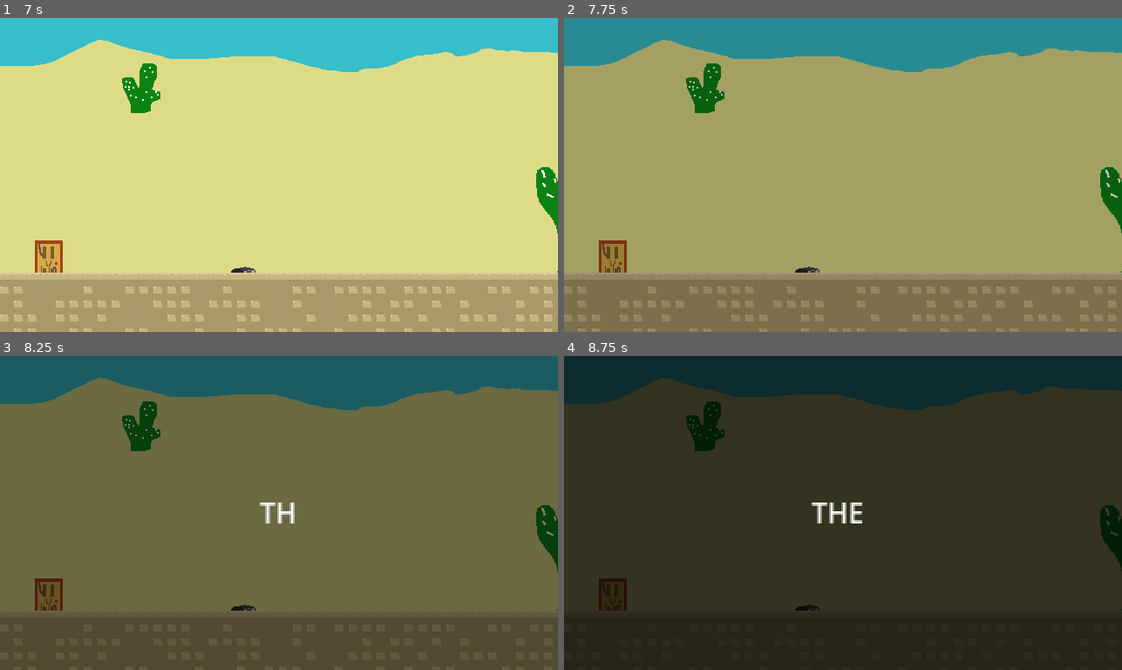
Above: before the commit, frames 1-4 (two rows, left to right).
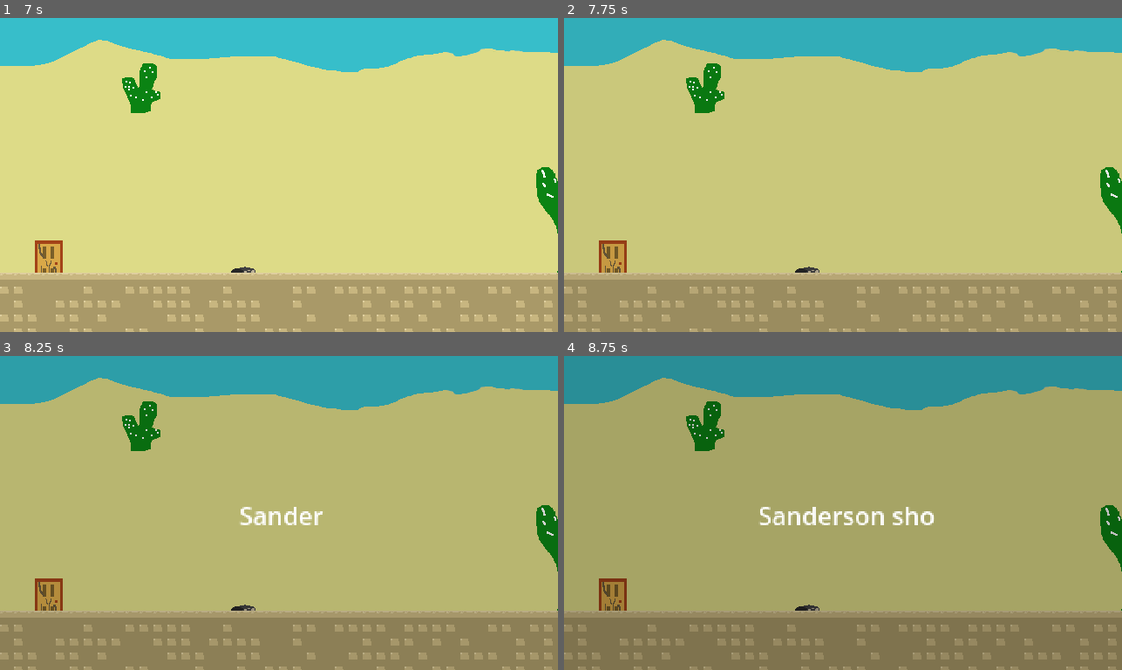
Above: after the commit, the same moments.

Repository: Aterlone/MasseyGameJam
Game: Godot game, scene res://oasis_scene.tscn
Two runs of this game, one before a commit and one after it. Both use one fixed random seed, a clock stepped at 60 frames per second and the inputs below. This scene is started directly instead of the project's main scene.
Inputs:
- Up to frame 1 (7 s): tap Enter (ui_accept) at 0.5, 0.77, 1.25, 1.52, 2, 3.02, 3.77, 4.52, 5.75, 6.02, 6.77 s; hold Right (ui_right) 0.53-2.03 s; hold Left (ui_left) 2.03-2.78 s; hold Right (ui_right) 2.78-4.28 s; hold Left (ui_left) 4.28-5.03 s; hold Right (ui_right) 5.03-5.78 s; hold Left (ui_left) from 5.78 s (still down)
- Up to frame 2 (7.75 s): tap Enter (ui_accept) at 7.25, 7.52 s; release Left (ui_left) at 7.28 s; hold Right (ui_right) from 7.28 s (still down)
- Up to frame 3 (8.25 s): keep holding Right (ui_right)
- Up to frame 4 (8.75 s): keep holding Right (ui_right)

Frame 1 is identical in both runs. In frame 2, 99% of the frame differs, in the area x 0-100%, y 0-100%; in frame 3, 100%; in frame 4, 100%.

Commit message:
tweaked cutscene

Diff:
--- a/UI/HUD.tscn
+++ b/UI/HUD.tscn
@@ -38,6 +38,7 @@
 script = ExtResource("6_2ptjp")
 
 [node name="Label" type="Label" parent="Control"]
+visible = false
 layout_mode = 0
 offset_left = 84.0
 offset_top = 8.0
--- a/level_1.tscn
+++ b/level_1.tscn
@@ -55,9 +55,6 @@
 [node name="CollisionShape2D" type="CollisionShape2D" parent="StaticBody2D"]
 position = Vector2(528, 328)
 shape = SubResource("RectangleShape2D_ilcil")
-
-[node name="CollisionTiles" parent="." instance=ExtResource("1_3hls8")]
-position = Vector2(129, 53)
 
 [node name="Waterdrop" parent="." instance=ExtResource("1_3hls8")]
 position = Vector2(485, 262)
--- a/oasis_scene.tscn
+++ b/oasis_scene.tscn
@@ -67,6 +67,21 @@
 "values": [Vector2(-8, 21), Vector2(0, 0)]
 }
 
+[sub_resource type="Animation" id="Animation_yw30f"]
+resource_name = "collapse"
+tracks/0/type = "value"
+tracks/0/imported = false
+tracks/0/enabled = true
+tracks/0/path = NodePath("Sprite2D:frame")
+tracks/0/interp = 1
+tracks/0/loop_wrap = true
+tracks/0/keys = {
+"times": PackedFloat32Array(0, 0.4, 0.566667),
+"transitions": PackedFloat32Array(1, 1, 1),
+"update": 1,
+"values": [8, 9, 10]
+}
+
 [sub_resource type="Animation" id="Animation_dw050"]
 resource_name = "jump"
 tracks/0/type = "value"
@@ -112,21 +127,6 @@
 "transitions": PackedFloat32Array(1),
 "update": 1,
 "values": [0]
-}
-
-[sub_resource type="Animation" id="Animation_yw30f"]
-resource_name = "collapse"
-tracks/0/type = "value"
-tracks/0/imported = false
-tracks/0/enabled = true
-tracks/0/path = NodePath("Sprite2D:frame")
-tracks/0/interp = 1
-tracks/0/loop_wrap = true
-tracks/0/keys = {
-"times": PackedFloat32Array(0, 0.4, 0.566667),
-"transitions": PackedFloat32Array(1, 1, 1),
-"update": 1,
-"values": [8, 9, 10]
 }
 
 [sub_resource type="AnimationLibrary" id="AnimationLibrary_n7ghd"]
@@ -139,9 +139,84 @@
 &"stand": SubResource("Animation_2hs0m")
 }
 
+[sub_resource type="Animation" id="Animation_ko26p"]
+length = 0.001
+tracks/0/type = "value"
+tracks/0/imported = false
+tracks/0/enabled = true
+tracks/0/path = NodePath("Player:position")
+tracks/0/interp = 1
+tracks/0/loop_wrap = true
+tracks/0/keys = {
+"times": PackedFloat32Array(0),
+"transitions": PackedFloat32Array(1),
+"update": 0,
+"values": [Vector2(504, -16)]
+}
+tracks/1/type = "value"
+tracks/1/imported = false
+tracks/1/enabled = true
+tracks/1/path = NodePath("Oasis:modulate")
+tracks/1/interp = 1
+tracks/1/loop_wrap = true
+tracks/1/keys = {
+"times": PackedFloat32Array(0),
+"transitions": PackedFloat32Array(1),
+"update": 0,
+"values": [Color(1, 1, 1, 1)]
+}
+tracks/2/type = "value"
+tracks/2/imported = false
+tracks/2/enabled = true
+tracks/2/path = NodePath("ColorRect:color")
+tracks/2/interp = 1
+tracks/2/loop_wrap = true
+tracks/2/keys = {
+"times": PackedFloat32Array(0),
+"transitions": PackedFloat32Array(1),
+"update": 0,
+"values": [Color(0, 0, 0, 1)]
+}
+tracks/3/type = "value"
+tracks/3/imported = false
+tracks/3/enabled = true
+tracks/3/path = NodePath("Label1:visible_ratio")
+tracks/3/interp = 1
+tracks/3/loop_wrap = true
+tracks/3/keys = {
+"times": PackedFloat32Array(0),
+"transitions": PackedFloat32Array(1),
+"update": 0,
+"values": [0.0]
+}
+tracks/4/type = "value"
+tracks/4/imported = false
+tracks/4/enabled = true
+tracks/4/path = NodePath("Label2:visible_ratio")
+tracks/4/interp = 1
+tracks/4/loop_wrap = true
+tracks/4/keys = {
+"times": PackedFloat32Array(0),
+"transitions": PackedFloat32Array(1),
+"update": 0,
+"values": [0.0]
+}
+tracks/5/type = "value"
+tracks/5/imported = false
+tracks/5/enabled = true
+tracks/5/path = NodePath("Label1:visible")
+tracks/5/interp = 1
+tracks/5/loop_wrap = true
+tracks/5/keys = {
+"times": PackedFloat32Array(0),
+"transitions": PackedFloat32Array(1),
+"update": 1,
+"values": [true]
+}
+
 [sub_resource type="Animation" id="Animation_hpq5e"]
 resource_name = "cutscene"
-length = 10.0
+length = 23.0
 step = 0.1
 tracks/0/type = "value"
 tracks/0/imported = false
@@ -184,7 +259,7 @@
 tracks/3/interp = 1
 tracks/3/loop_wrap = true
 tracks/3/keys = {
-"times": PackedFloat32Array(0, 7.2, 9.2),
+"times": PackedFloat32Array(0, 7.2, 13.3),
 "transitions": PackedFloat32Array(1, 1, 1),
 "update": 0,
 "values": [Color(0, 0, 0, 0), Color(0, 0, 0, 0), Color(0, 0, 0, 1)]
@@ -192,65 +267,38 @@
 tracks/4/type = "value"
 tracks/4/imported = false
 tracks/4/enabled = true
-tracks/4/path = NodePath("Label:visible_ratio")
+tracks/4/path = NodePath("Label1:visible_ratio")
 tracks/4/interp = 1
 tracks/4/loop_wrap = true
 tracks/4/keys = {
-"times": PackedFloat32Array(7.8, 9.2),
+"times": PackedFloat32Array(7.8, 13.3),
 "transitions": PackedFloat32Array(1, 1),
 "update": 0,
 "values": [0.0, 1.0]
 }
-
-[sub_resource type="Animation" id="Animation_ko26p"]
-length = 0.001
-tracks/0/type = "value"
-tracks/0/imported = false
-tracks/0/enabled = true
-tracks/0/path = NodePath("Player:position")
-tracks/0/interp = 1
-tracks/0/loop_wrap = true
-tracks/0/keys = {
-"times": PackedFloat32Array(0),
-"transitions": PackedFloat32Array(1),
-"update": 0,
-"values": [Vector2(504, -16)]
-}
-tracks/1/type = "value"
-tracks/1/imported = false
-tracks/1/enabled = true
-tracks/1/path = NodePath("Oasis:modulate")
-tracks/1/interp = 1
-tracks/1/loop_wrap = true
-tracks/1/keys = {
-"times": PackedFloat32Array(0),
-"transitions": PackedFloat32Array(1),
-"update": 0,
-"values": [Color(1, 1, 1, 1)]
-}
-tracks/2/type = "value"
-tracks/2/imported = false
-tracks/2/enabled = true
-tracks/2/path = NodePath("ColorRect:color")
-tracks/2/interp = 1
-tracks/2/loop_wrap = true
-tracks/2/keys = {
-"times": PackedFloat32Array(0),
-"transitions": PackedFloat32Array(1),
-"update": 0,
-"values": [Color(0, 0, 0, 1)]
-}
-tracks/3/type = "value"
-tracks/3/imported = false
-tracks/3/enabled = true
-tracks/3/path = NodePath("Label:visible_ratio")
-tracks/3/interp = 1
-tracks/3/loop_wrap = true
-tracks/3/keys = {
-"times": PackedFloat32Array(0),
-"transitions": PackedFloat32Array(1),
-"update": 0,
-"values": [0.0]
+tracks/5/type = "value"
+tracks/5/imported = false
+tracks/5/enabled = true
+tracks/5/path = NodePath("Label2:visible_ratio")
+tracks/5/interp = 1
+tracks/5/loop_wrap = true
+tracks/5/keys = {
+"times": PackedFloat32Array(16.2792, 18.4, 19.6, 22.9),
+"transitions": PackedFloat32Array(1, 1, 1, 1),
+"update": 0,
+"values": [0.0, 0.68254, 0.68254, 1.0]
+}
+tracks/6/type = "value"
+tracks/6/imported = false
+tracks/6/enabled = true
+tracks/6/path = NodePath("Label1:visible")
+tracks/6/interp = 1
+tracks/6/loop_wrap = true
+tracks/6/keys = {
+"times": PackedFloat32Array(5.41977, 16.2394),
+"transitions": PackedFloat32Array(1, 1),
+"update": 1,
+"values": [true, false]
 }
 
 [sub_resource type="AnimationLibrary" id="AnimationLibrary_k8k3n"]
@@ -311,24 +359,46 @@
 offset_bottom = 896.0
 color = Color(0, 0, 0, 1)
 
-[node name="Label" type="Label" parent="."]
+[node name="Label1" type="Label" parent="."]
 anchors_preset = 8
 anchor_left = 0.5
 anchor_top = 0.5
 anchor_right = 0.5
 anchor_bottom = 0.5
-offset_left = 448.0
-offset_top = -296.0
-offset_right = 768.0
-offset_bottom = -112.0
+offset_left = 488.0
+offset_top = -272.0
+offset_right = 808.0
+offset_bottom = -88.0
 grow_horizontal = 2
 grow_vertical = 2
-scale = Vector2(2, 2)
-text = "THE END"
+scale = Vector2(1.77611, 1.77611)
+text = "Sanderson should have stayed home, but decided to venture out to the desert. "
 horizontal_alignment = 1
 vertical_alignment = 1
+autowrap_mode = 2
 visible_characters = 0
 visible_ratio = 0.0
 
+[node name="Label2" type="Label" parent="."]
+anchors_preset = 8
+anchor_left = 0.5
+anchor_top = 0.5
+anchor_right = 0.5
+anchor_bottom = 0.5
+offset_left = 488.0
+offset_top = -272.0
+offset_right = 808.0
+offset_bottom = -88.0
+grow_horizontal = 2
+grow_vertical = 2
+scale = Vector2(1.77611, 1.77611)
+text = "Now look at his fate.
+He is dead."
+horizontal_alignment = 1
+vertical_alignment = 1
+autowrap_mode = 2
+visible_characters = 0
+visible_ratio = 0.0
+
 [node name="Camera2D" type="Camera2D" parent="."]
 position = Vector2(768, -112)
